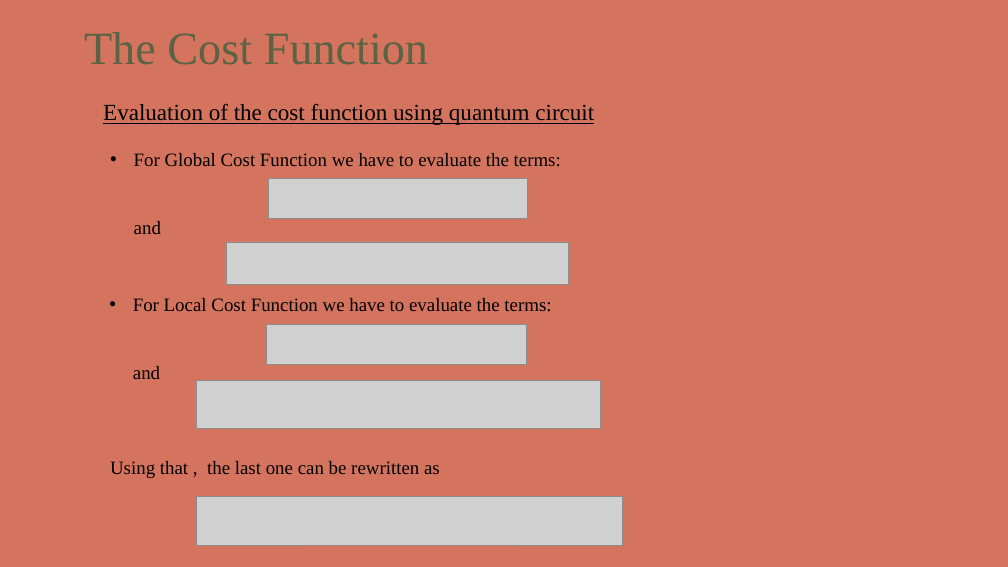
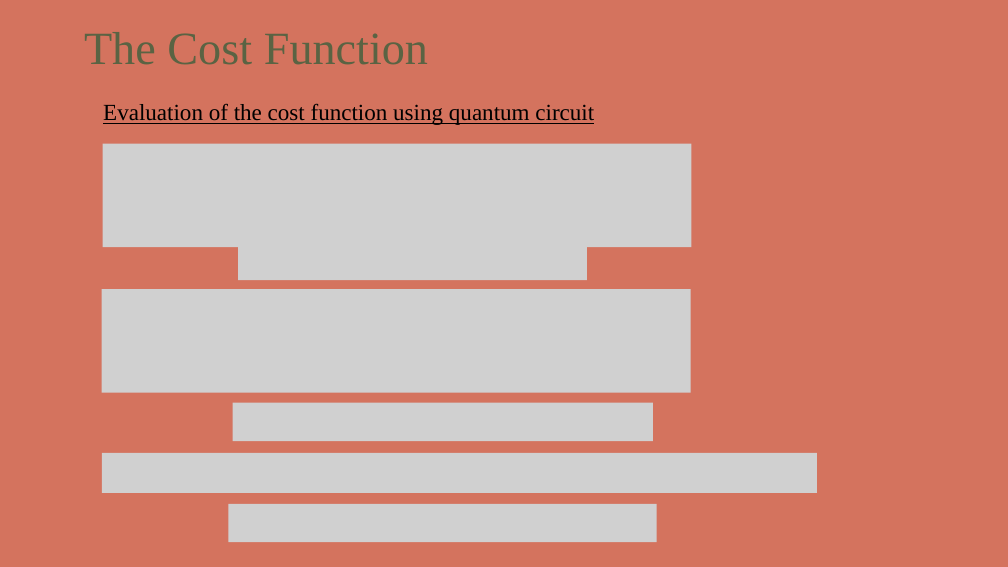
Before and after one commit to kthod/VQLS_algorithm, a slide deck: slide 26 of VQLS_presentation.pptx. Drawn at 1008x567 pixels with LibreOffice and Linux fonts; fonts in the diff are those of the drawing; grey boxes stand for pictures; background and template pictures are left out. Boxes give left, top, right and bottom in pixels: in the first picture for what was removed or moved away, otherwise in the second. Text is boxed around its words. In the diff, an @@ line names an element or a change of style, - is before the commit and + after.

```diff
--- a/VQLS_presentation.pptx
+++ b/VQLS_presentation.pptx
@@ picture added at box(103, 144, 692, 247) @@
@@ text removed at box(134, 153, 561, 234) @@
-• For Global Cost Function we have to evaluate the terms:
-and
@@ picture removed at box(268, 178, 528, 218) @@
@@ picture: place and size @@
-picture at box(226, 242, 569, 284)
+picture at box(238, 245, 587, 281)
@@ picture added at box(102, 290, 691, 393) @@
@@ text removed at box(133, 298, 551, 379) @@
-• For Local Cost Function we have to evaluate the terms:
-and
@@ picture removed at box(267, 324, 526, 364) @@
@@ picture removed at box(196, 381, 600, 430) @@
@@ picture added at box(233, 402, 653, 441) @@
@@ picture added at box(102, 453, 817, 493) @@
@@ text removed at box(110, 461, 440, 478) @@
-Using that , the last one can be rewritten as
@@ picture: place and size @@
-picture at box(196, 497, 622, 545)
+picture at box(228, 504, 656, 542)
```
Also in this commit, not shown: 29 other slides changed, 4 slides added, 4 slides removed, 1 other file.
